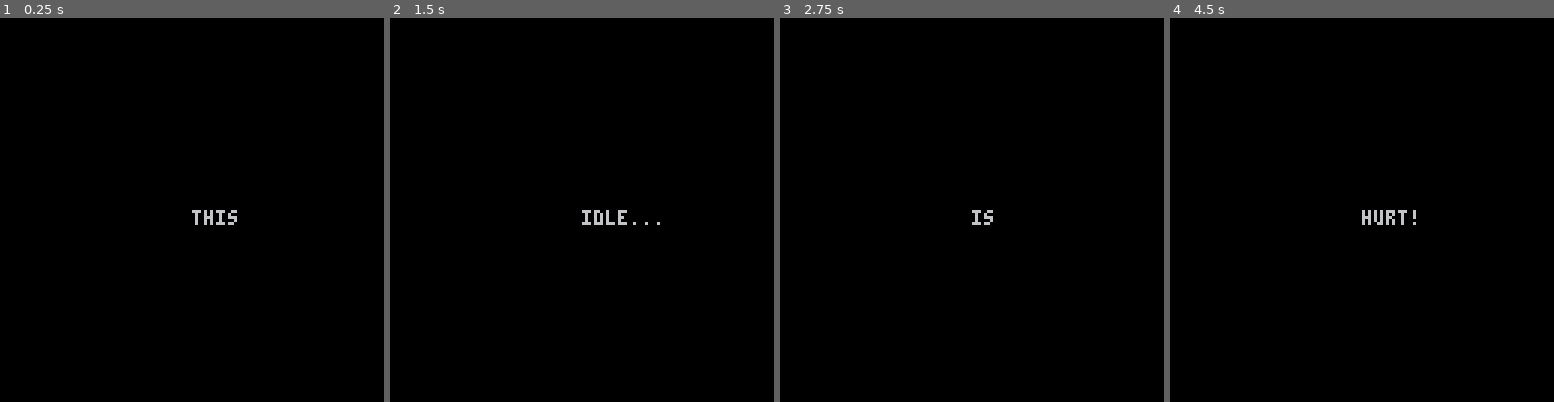
Above: before the commit, frames 1-4 (left to right).
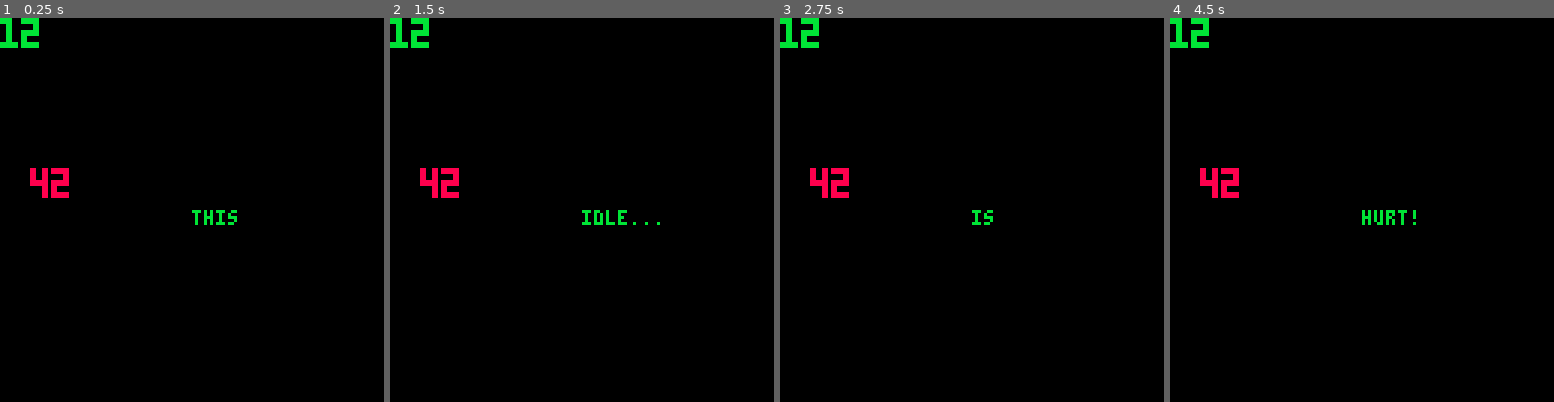
Above: after the commit, the same moments.

Repository: shen-sat/last_minute
Game: PICO-8 cartridge game.p8
The game is run twice, just before and just after one commit, with the same random seed, the same clock (stepped at 60 frames per second) and the same inputs.
Inputs:
- Up to frame 1 (0.25 s): no input
- Up to frame 2 (1.5 s): no input
- Up to frame 3 (2.75 s): hold Up 2.15-2.42 s
- Up to frame 4 (4.5 s): hold Down 3.63-3.97 s

The runs differ from the first frame. In frame 1, 1.2% of the frame differs, in the area x 0-62%, y 0-54%; in frame 2, 1.2%; in frame 3, 1.1%; in frame 4, 1.2%, in the area x 0-65%, y 0-54%.

Commit message:
Add draw_number function

Diff:
--- /dev/null
+++ b/draw_number.lua
@@ -0,0 +1,154 @@
+function print_large_number(num, x, y, color)
+  color = color or 7 -- Default to white
+
+  -- Define large digit patterns (6x10 pixels each)
+  -- Each digit is exactly 6 pixels wide, based on PICO-8's blocky font
+  -- 'x' = pixel, ' ' = empty space
+  local digits = {
+    ['0'] = {
+      "xxxxxx",
+      "xxxxxx",
+      "xx  xx",
+      "xx  xx",
+      "xx  xx",
+      "xx  xx",
+      "xx  xx",
+      "xx  xx",
+      "xxxxxx",
+      "xxxxxx"
+    },
+    ['1'] = {
+      "xxxx  ",
+      "xxxx  ",
+      "  xx  ",
+      "  xx  ",
+      "  xx  ",
+      "  xx  ",
+      "  xx  ",
+      "  xx  ",
+      "xxxxxx",
+      "xxxxxx"
+    },
+    ['2'] = {
+      "xxxxxx",
+      "xxxxxx",
+      "    xx",
+      "    xx",
+      "xxxxxx",
+      "xxxxxx",
+      "xx    ",
+      "xx    ",
+      "xxxxxx",
+      "xxxxxx"
+    },
+    ['3'] = {
+      "xxxxxx",
+      "xxxxxx",
+      "    xx",
+      "    xx",
+      "xxxxxx",
+      "xxxxxx",
+      "    xx",
+      "    xx",
+      "xxxxxx",
+      "xxxxxx"
+    },
+    ['4'] = {
+      "xx  xx",
+      "xx  xx",
+      "xx  xx",
+      "xx  xx",
+      "xxxxxx",
+      "xxxxxx",
+      "    xx",
+      "    xx",
+      "    xx",
+      "    xx"
+    },
+    ['5'] = {
+      "xxxxxx",
+      "xxxxxx",
+      "xx    ",
+      "xx    ",
+      "xxxxxx",
+      "xxxxxx",
+      "    xx",
+      "    xx",
+      "xxxxxx",
+      "xxxxxx"
+    },
+    ['6'] = {
+      "xxxxxx",
+      "xxxxxx",
+      "xx    ",
+      "xx    ",
+      "xxxxxx",
+      "xxxxxx",
+      "xx  xx",
+      "xx  xx",
+      "xxxxxx",
+      "xxxxxx"
+    },
+    ['7'] = {
+      "xxxxxx",
+      "xxxxxx",
+      "    xx",
+      "    xx",
+      "    xx",
+      "    xx",
+      "    xx",
+      "    xx",
+      "    xx",
+      "    xx"
+    },
+    ['8'] = {
+      "xxxxxx",
+      "xxxxxx",
+      "xx  xx",
+      "xx  xx",
+      "xxxxxx",
+      "xxxxxx",
+      "xx  xx",
+      "xx  xx",
+      "xxxxxx",
+      "xxxxxx"
+    },
+    ['9'] = {
+      "xxxxxx",
+      "xxxxxx",
+      "xx  xx",
+      "xx  xx",
+      "xxxxxx",
+      "xxxxxx",
+      "    xx",
+      "    xx",
+      "xxxxxx",
+      "xxxxxx"
+    }
+  }
+
+  local num_str = tostr(num)
+  local current_x = x
+
+  -- Draw each digit
+  for i = 1, #num_str do
+    local digit = sub(num_str, i, i)
+    local pattern = digits[digit]
+
+    if pattern then
+      -- Draw the digit pattern (exactly 6x10 pixels)
+      for row = 1, 10 do
+        local line = pattern[row]
+        for col = 1, 6 do
+          local char = sub(line, col, col)
+          if char == 'x' then
+            pset(current_x + col - 1, y + row - 1, color)
+          end
+        end
+      end
+    end
+
+    -- Move to next digit position (6 pixels + 1 pixel spacing)
+    current_x += 7
+  end
+end
--- a/game.p8
+++ b/game.p8
@@ -2,6 +2,7 @@
 version 36
 __lua__
 
+#include draw_number.lua
 #include shared.lua
 #include player/init_player_anim_states.lua
 #include player/init_player.lua
@@ -24,4 +25,7 @@
 function _draw()
   cls()
   player:draw()
+
+  print_large_number(42, 10, 50, 8)     -- Red number at (10, 50)
+  print_large_number(12, 0, 0, 11)  -- Green number at (10, 70)
 end
